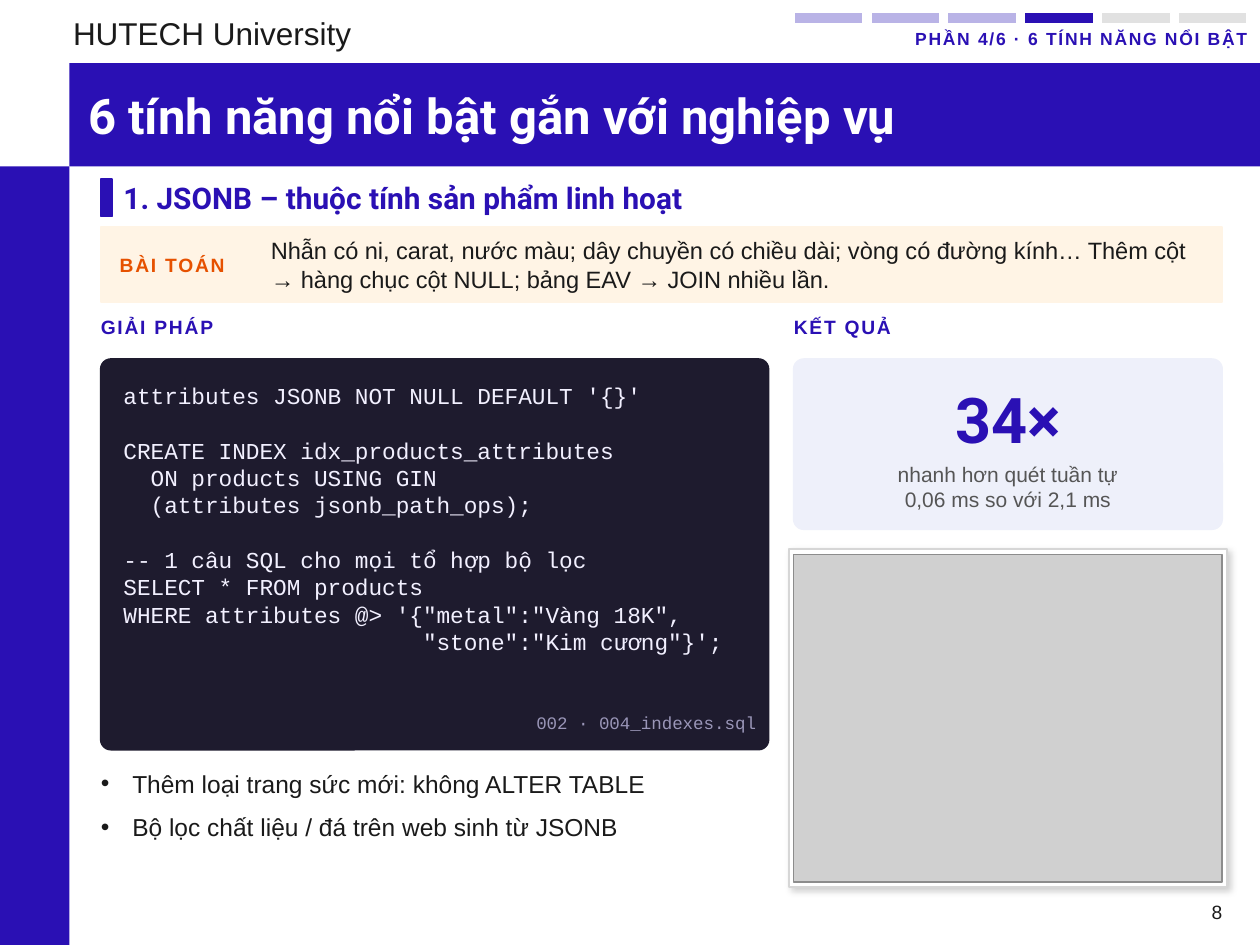
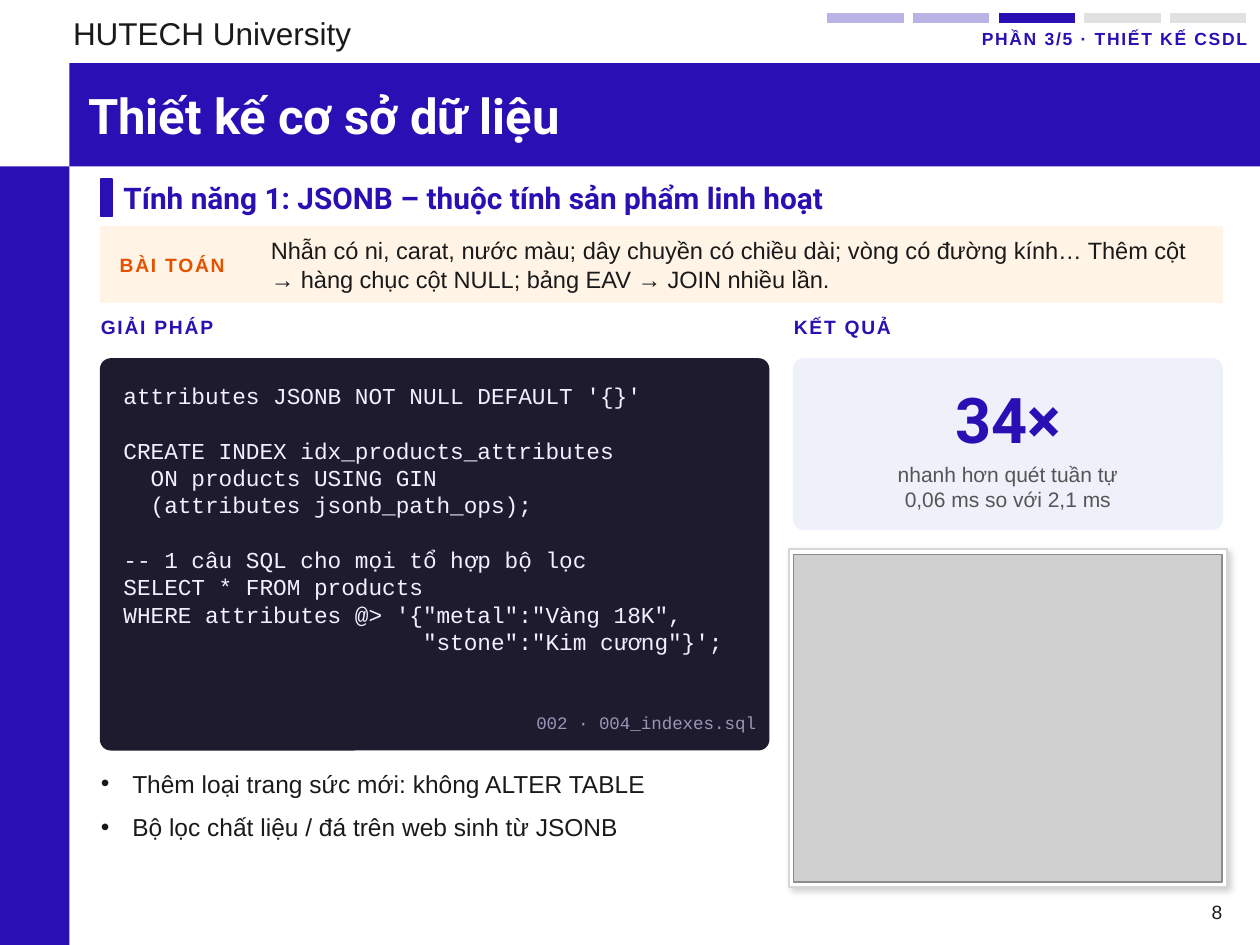
Before and after one commit to phunganhtuan123/master-csdl, a slide deck: slide 8 of docs/Slide_CSDL_Nhom6_PostgreSQL.pptx. Drawn at 1260x945 pixels with LibreOffice and Linux fonts; fonts in the diff are those of the drawing; grey boxes stand for pictures; background and template pictures are left out. Boxes give left, top, right and bottom in pixels: in the first picture for what was removed or moved away, otherwise in the second. Text is boxed around its words. In the diff, an @@ line names an element or a change of style, - is before the commit and + after.

Commit message:
Slide: gộp 6 tính năng vào phần 3 Thiết kế CSDL (5 phần), tiêu đề phụ in đậm trong body

```diff
--- a/docs/Slide_CSDL_Nhom6_PostgreSQL.pptx
+++ b/docs/Slide_CSDL_Nhom6_PostgreSQL.pptx
@@ rectangle: place and size @@
-rectangle at (794, 13, 863, 24)
+rectangle at (827, 13, 905, 24)
@@ rectangle removed at (871, 13, 940, 24) @@
@@ rectangle: place and size @@
-rectangle at (948, 13, 1017, 24)
+rectangle at (912, 13, 990, 24)
@@ rectangle: place and size @@
-rectangle at (1024, 13, 1094, 24)
+rectangle at (998, 13, 1076, 24)
@@ rectangle: place and size @@
-rectangle at (1101, 13, 1171, 24)
+rectangle at (1084, 13, 1162, 24)
@@ rectangle: place and size @@
-rectangle at (1178, 13, 1247, 24)
+rectangle at (1169, 13, 1247, 24)
@@ text at (982, 31, 1247, 46): text changed @@
-PHẦN 4/6 · 6 TÍNH NĂNG NỔI BẬT
+PHẦN 3/5 · THIẾT KẾ CSDL
@@ title at (88, 94, 560, 143): text changed @@
-6 tính năng nổi bật gắn với nghiệp vụ
+Thiết kế cơ sở dữ liệu
@@ text at (123, 184, 823, 215): text changed @@
-1. JSONB – thuộc tính sản phẩm linh hoạt
+Tính năng 1: JSONB – thuộc tính sản phẩm linh hoạt
```
Also in this commit, not shown: 15 other slides changed, 2 other files.
